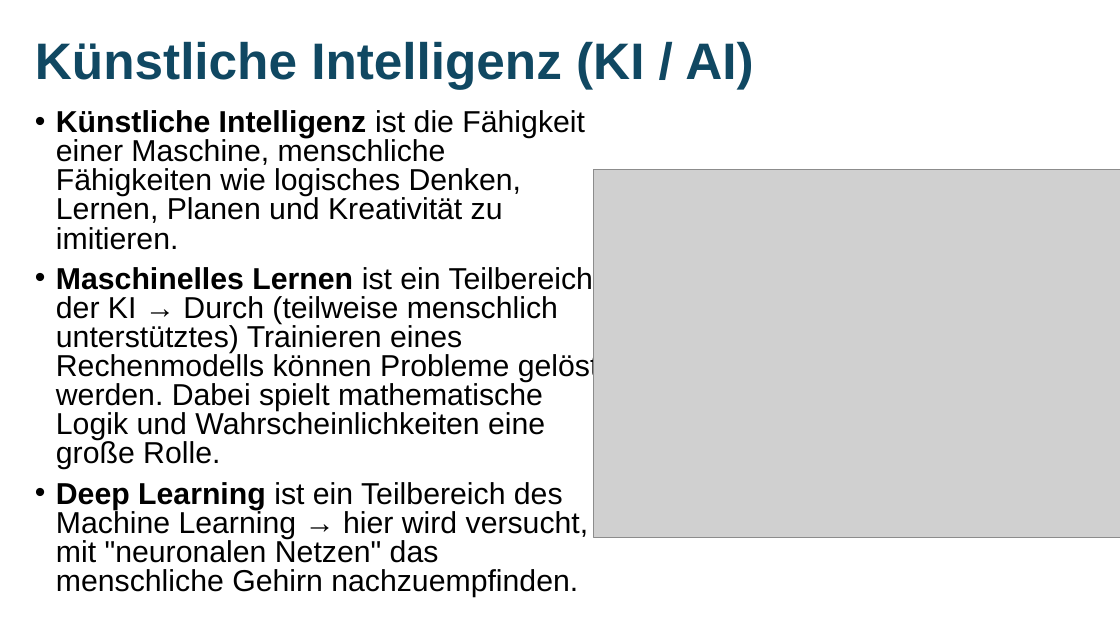
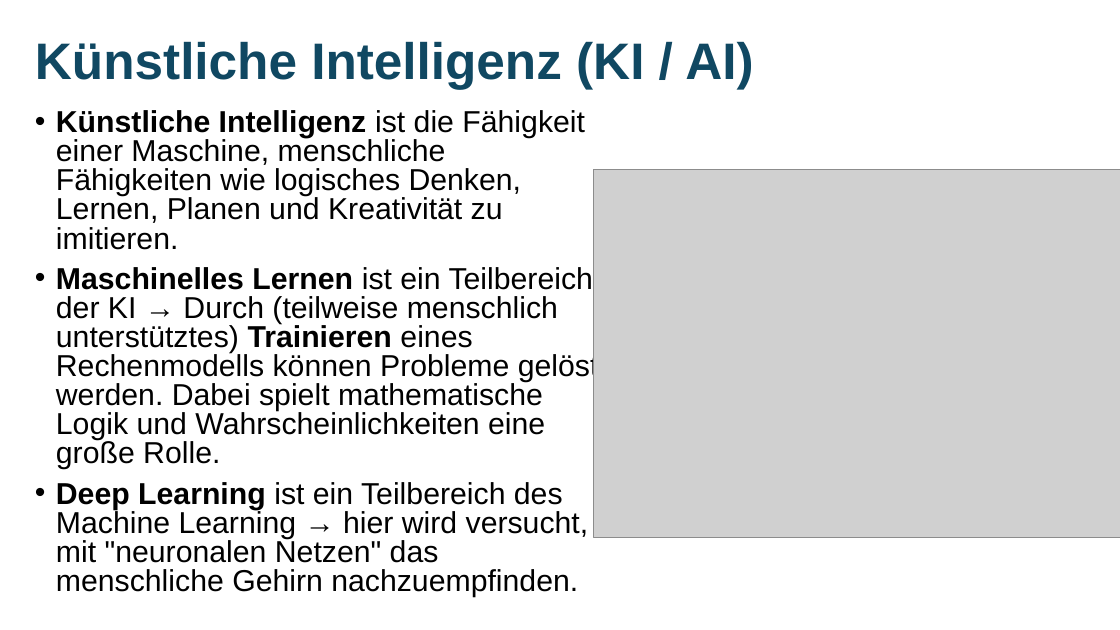
Before and after one commit to MickyRoth/Presentations, a slide deck: slide 2 of KI Grundlagen.pptx. Drawn at 1120x630 pixels with LibreOffice and Linux fonts; fonts in the diff are those of the drawing; grey boxes stand for pictures. Boxes give left, top, right and bottom in pixels: in the first picture for what was removed or moved away, otherwise in the second. Text is boxed around its words. In the diff, an @@ line names an element or a change of style, - is before the commit and + after.

```diff
--- a/KI Grundlagen.pptx
+++ b/KI Grundlagen.pptx
@@ text at (56,267,599,470): bold on in "Trainieren" @@
```
Also in this commit, not shown: 6 other slides changed, 1 slide added.
